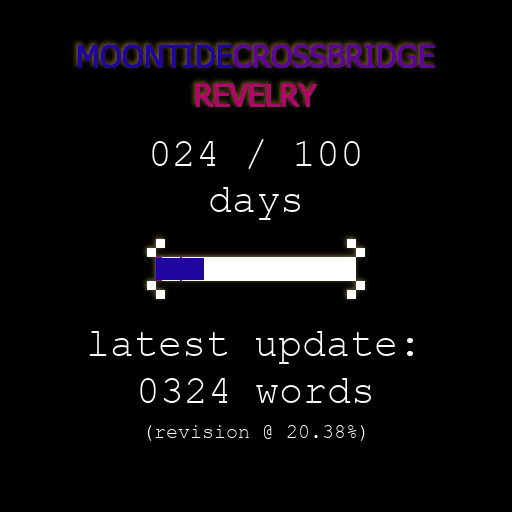
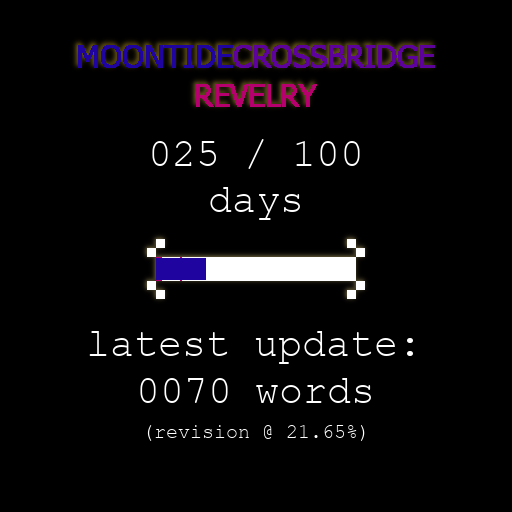
Revision of a layered (512, 512) image; what changed, layer by layer:
painted on "progress bar" over [204, 258, 206, 280]
renamed "(revision @ 20.38%)" to "(revision @ 21.65%)", painted on it over [300, 425, 344, 438]
painted on "XXX / 100" over [199, 141, 216, 166]
painted on "0000" over [163, 378, 228, 403]
